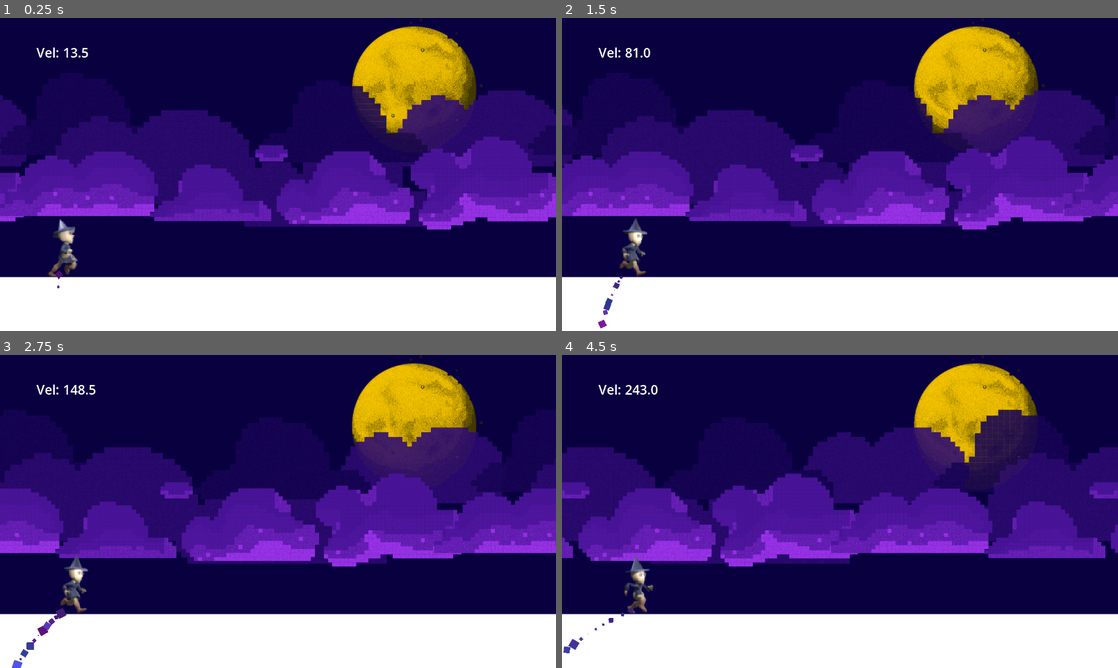
Above: before the commit, frames 1-4 (two rows, left to right).
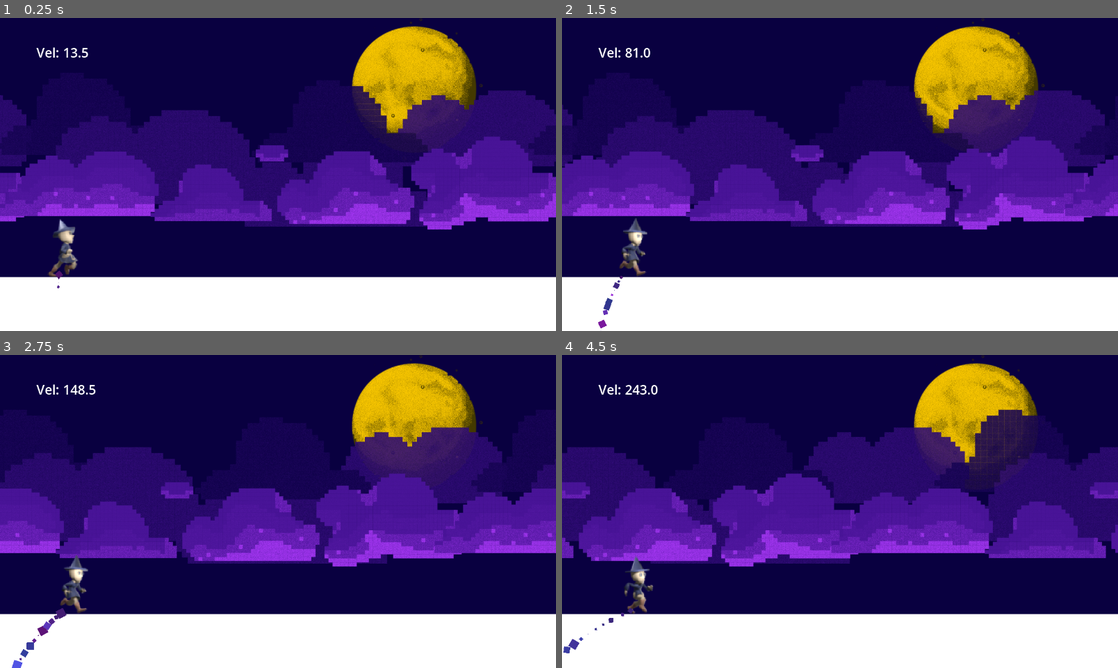
Above: after the commit, the same moments.

Repository: Hei-Lima/learninggodot
Game: Godot game, scene res://scenes/level.tscn
Same seed, same stepped clock (60 frames per second), same inputs: the game is played once before the commit and once after it.
Inputs:
- Up to frame 1 (0.25 s): no input
- Up to frame 2 (1.5 s): tap Enter (ui_accept) at 0.5, 0.77 s; hold Right (ui_right) from 0.53 s (still down)
- Up to frame 3 (2.75 s): tap Enter (ui_accept) at 1.52 s; release Right (ui_right) at 2.03 s; hold Left (ui_left) from 2.03 s (still down)
- Up to frame 4 (4.5 s): release Left (ui_left) at 2.78 s; hold Right (ui_right) 2.78-4.28 s; tap Enter (ui_accept) at 3.02, 3.77 s; hold Left (ui_left) from 4.28 s (still down)

The runs differ from the first frame. In frame 1, 0.3% of the frame differs, in the area x 0-100%, y 21-68%; in frame 2, 0.3%; in frame 3, 0.3%; in frame 4, 0.4%, in the area x 0-100%, y 17-68%.

Commit message:
Adiciona plataforme

Diff:
--- a/joyride/scenes/level.tscn
+++ b/joyride/scenes/level.tscn
@@ -24,7 +24,7 @@
 script = ExtResource("3_w8frs")
 
 [node name="Player" parent="." instance=ExtResource("4_mx8sn")]
-position = Vector2(207, 517)
+position = Vector2(206, 503)
 
 [node name="Camera2D" type="Camera2D" parent="Player"]
 position = Vector2(427, -156)
Not shown, added: plataforme/.editorconfig
Not shown, added: plataforme/.gitattributes
Not shown, added: plataforme/.gitignore
Not shown, added: plataforme/assets/monochrome_tilemap_transparent_packed.png
Not shown, added: plataforme/assets/monochrome_tilemap_transparent_packed.png.import
Not shown, added: plataforme/assets/tiles/tile_0000.png
Not shown, added: plataforme/assets/tiles/tile_0000.png.import
Not shown, added: plataforme/assets/tiles/tile_0001.png
Not shown, added: plataforme/assets/tiles/tile_0001.png.import
Not shown, added: plataforme/assets/tiles/tile_0002.png
Not shown, added: plataforme/assets/tiles/tile_0002.png.import
Not shown, added: plataforme/assets/tiles/tile_0003.png
(and 188 more such lines)
